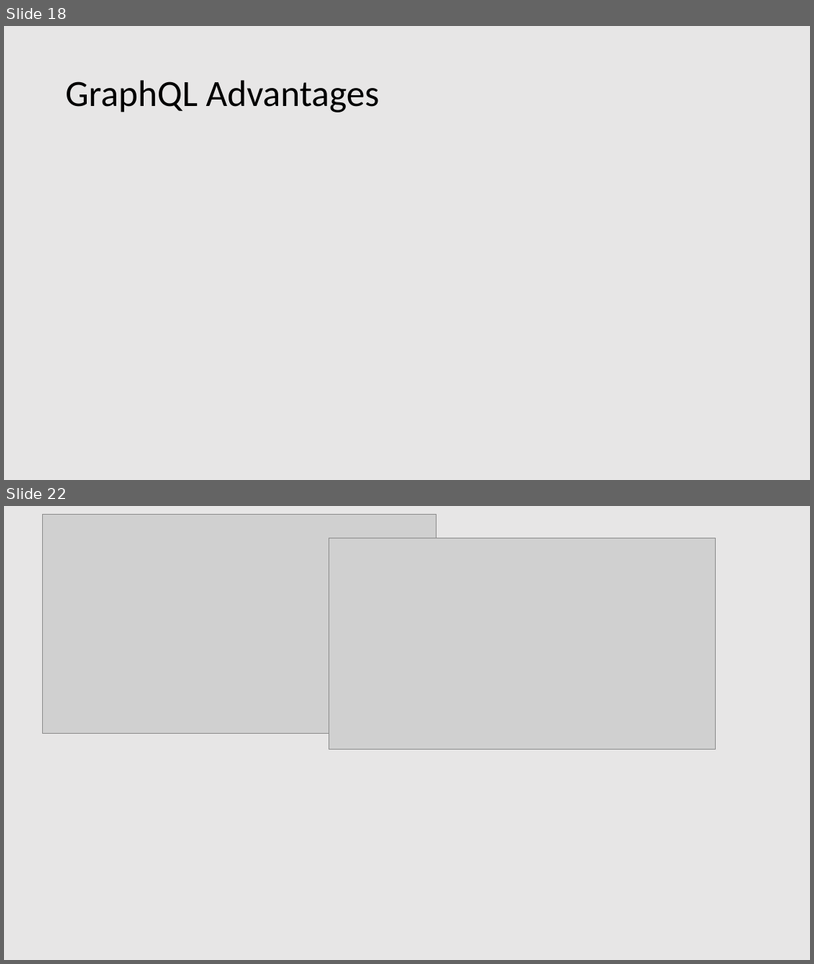
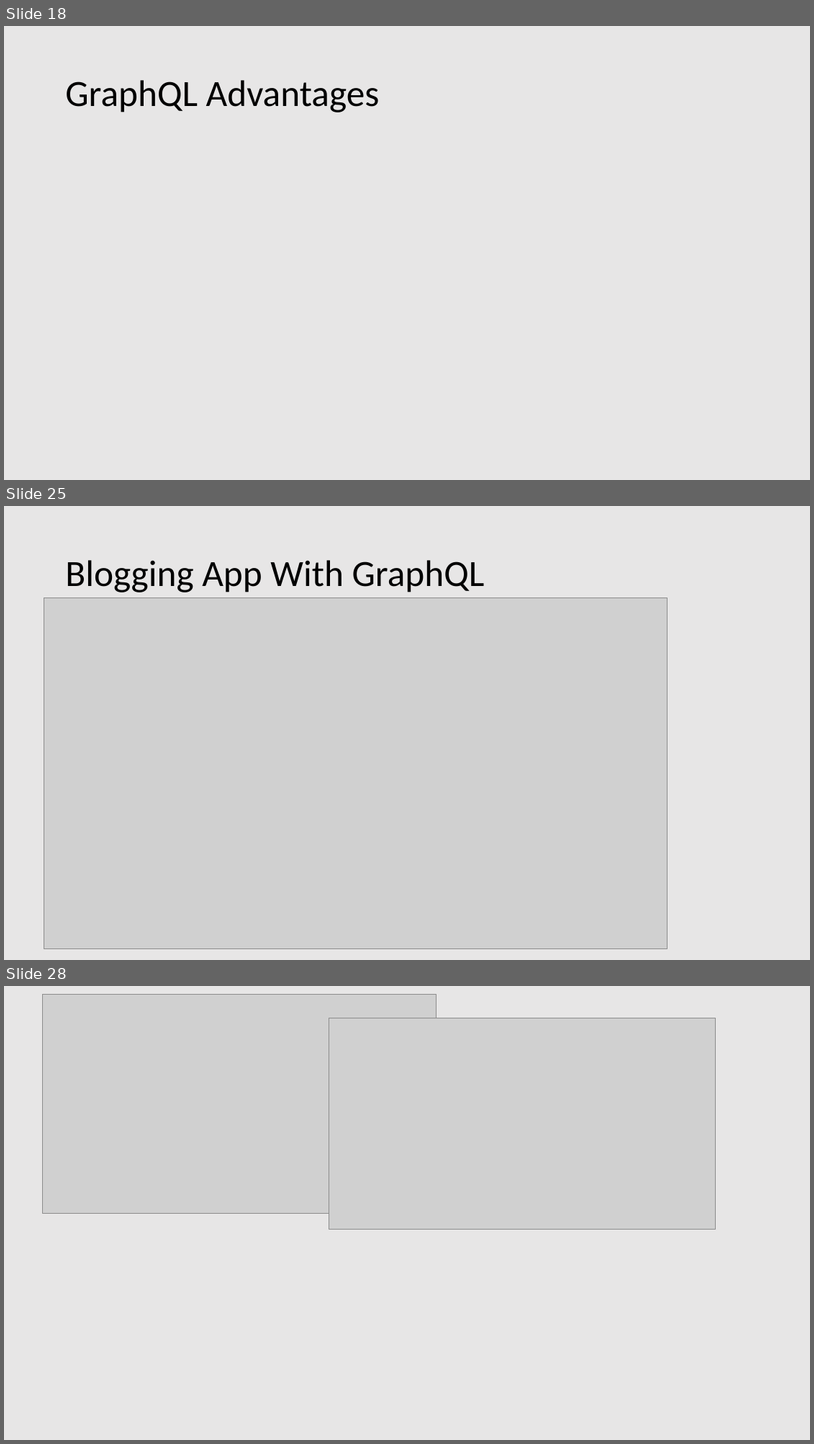
Before and after one commit to patelg123/graphql-presentation, a slide deck: current.pptx. Shown one above the other, each under a label of ours: slides 18 and 22 before the commit, slides 18, 25 and 28 after it; the slides between them are not shown. The pictures are 814x964 and 814x1444 pixels, drawn with LibreOffice and Linux fonts; fonts in the diff are those of the drawing; grey boxes stand for pictures. Boxes give left, top, right and bottom in pixels: in the first picture for what was removed or moved away, otherwise in the second. Text is boxed around its words. In the diff, an @@ line names an element or a change of style, - is before the commit and + after.

```diff
--- a/current.pptx
+++ b/current.pptx
@@ slide 25 added at (4, 506, 810, 960), background #E7E6E6 @@
@@ title added at (65, 560, 485, 592), 44 pt, text #000000 @@
+Blogging App With GraphQL
@@ picture added at (44, 597, 668, 949) @@
@@ what was slide 22 is now slide 28 @@
```
Also in this commit, not shown: 8 other slides added, 3 slides removed, 1 other file.
